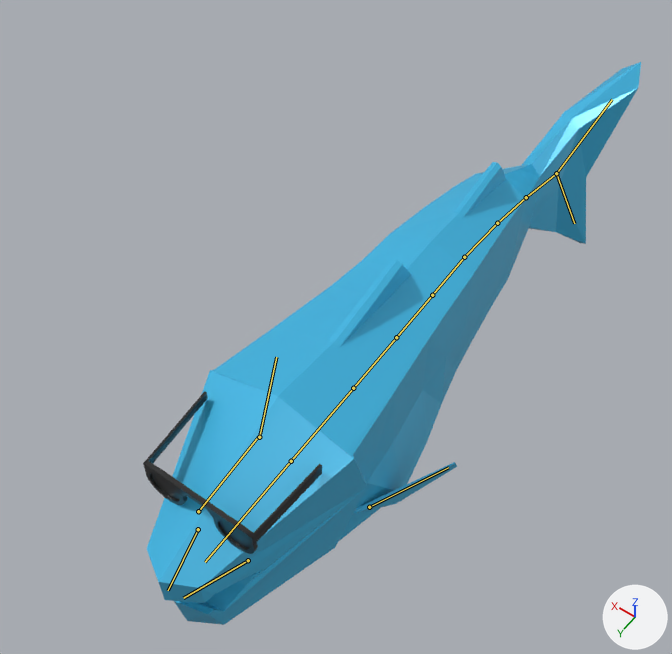
Renders of the Blender file scenes/entities/fish.blend from each side of a commit.
The view is the same before and after, from a 50 mm lens placed at (-1.82, 3.23, 4.83), pointed at (0.41, 0.11, -0.07). Lighting does not change. The marker at lower right points along +X, +Y and +Z. The older version comes first. Both versions are drawn at frame 9 of the action 'Swimming'; the numbers are the values there. The bones that bend it are drawn over the model as lines.

Names of what the first picture shows: 'Fish', 'Glasses'.
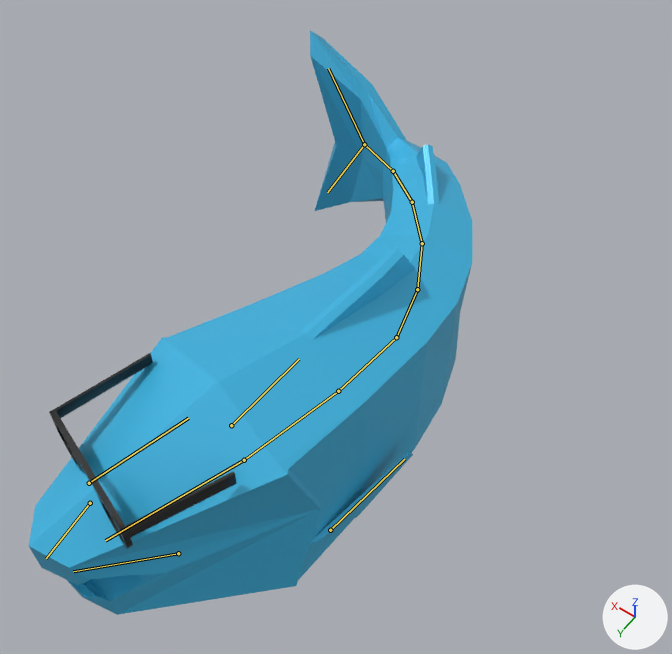
The change, as JSON lines over the scene's bpy script:
```json
{"block": "bone_center_back", "where": "bone_center_back = bpy.data.objects['Armature'].pose.bones['Center Back']"}
{"op": "set", "path": "bone_center_back.rotation_quaternion", "old": "(1.0, 0.0, 0.0, 0.0)", "new": "(0.992, 0.0, 0.0, -0.123)", "note": "degrees (0, 0, 0) -> degrees (0, 0, -14)"}
{"block": "bone_back_1", "where": "bone_back_1 = bpy.data.objects['Armature'].pose.bones['Back 1']  # child of 'Center Back'"}
{"op": "set", "path": "bone_back_1.rotation_quaternion", "old": "(1.0, 0.0, 0.0, 0.0)", "new": "(0.992, 0.0, 0.0, -0.123)", "note": "degrees (0, 0, 0) -> degrees (0, 0, -14)"}
{"block": "bone_back_2", "where": "bone_back_2 = bpy.data.objects['Armature'].pose.bones['Back 2']  # child of 'Back 1'"}
{"op": "set", "path": "bone_back_2.rotation_quaternion", "old": "(0.999, 0.0, 0.0, 0.029)", "new": "(0.992, 0.0, 0.0, -0.123)", "note": "degrees (0, 0, 3) -> degrees (0, 0, -14)"}
{"block": "bone_back_3", "where": "bone_back_3 = bpy.data.objects['Armature'].pose.bones['Back 3']  # child of 'Back 2'"}
{"op": "set", "path": "bone_back_3.rotation_quaternion", "old": "(0.999, 0.0, 0.0, 0.029)", "new": "(0.992, 0.0, 0.0, -0.123)", "note": "degrees (0, 0, 3) -> degrees (0, 0, -14)"}
{"block": "bone_tail_fin", "where": "bone_tail_fin = bpy.data.objects['Armature'].pose.bones['Tail Fin']  # child of 'Back 3'"}
{"op": "set", "path": "bone_tail_fin.rotation_quaternion", "old": "(0.999, 0.0, 0.0, 0.029)", "new": "(0.992, 0.0, 0.0, -0.123)", "note": "degrees (0, 0, 3) -> degrees (0, 0, -14)"}
{"block": "bone_tail_fin_top", "where": "bone_tail_fin_top = bpy.data.objects['Armature'].pose.bones['Tail Fin Top']  # child of 'Tail Fin'"}
{"op": "set", "path": "bone_tail_fin_top.rotation_quaternion", "old": "(0.963, 0.013, -0.187, 0.095)", "new": "(0.963, 0.0, 0.241, -0.118)", "note": "degrees (-1, -22, 11) -> degrees (-4, 28, -15)"}
{"block": "bone_tail_fin_bottom", "where": "bone_tail_fin_bottom = bpy.data.objects['Armature'].pose.bones['Tail Fin Bottom']  # child of 'Tail Fin'"}
{"op": "set", "path": "bone_tail_fin_bottom.rotation_quaternion", "old": "(0.963, 0.013, 0.189, 0.092)", "new": "(0.963, 0.0, -0.239, -0.12)", "note": "degrees (4, 22, 12) -> degrees (4, -27, -15)"}
{"block": "bone_center", "where": "bone_center = bpy.data.objects['Armature'].pose.bones['Center']"}
{"op": "set", "path": "bone_center.rotation_quaternion", "old": "(1.0, 0.0, 0.0, 0.0)", "new": "(0.998, 0.0, 0.0, -0.057)", "note": "degrees (0, 0, 0) -> degrees (0, 0, -7)"}
{"op": "set", "path": "bone_center.scale", "old": "(0.87, 0.87, 0.87)", "new": "(1.0, 1.0, 1.0)"}
{"block": "bone_forward", "where": "bone_forward = bpy.data.objects['Armature'].pose.bones['Forward']  # child of 'Center'"}
{"op": "set", "path": "bone_forward.rotation_quaternion", "old": "(0.999, 0.004, 0.0, 0.0)", "new": "(0.998, 0.0, 0.0, -0.057)", "note": "degrees (0, 0, 0) -> degrees (0, 0, -7)"}
{"block": "bone_head", "where": "bone_head = bpy.data.objects['Armature'].pose.bones['Head']  # child of 'Forward'"}
{"op": "set", "path": "bone_head.rotation_quaternion", "old": "(0.999, 0.002, 0.0, 0.0)", "new": "(0.998, 0.0, 0.0, -0.057)", "note": "degrees (0, 0, 0) -> degrees (0, 0, -7)"}
{"block": "bone_fin_l", "where": "bone_fin_l = bpy.data.objects['Armature'].pose.bones['Fin L']  # child of 'Forward'"}
{"op": "set", "path": "bone_fin_l.rotation_quaternion", "old": "(0.949, -0.13, -0.06, 0.217)", "new": "(1.0, 0.0, 0.0, 0.0)", "note": "degrees (-16, -3, 26) -> degrees (0, 0, 0)"}
{"block": "bone_fin_r", "where": "bone_fin_r = bpy.data.objects['Armature'].pose.bones['Fin R']  # child of 'Forward'"}
{"op": "set", "path": "bone_fin_r.rotation_quaternion", "old": "(0.971, 0.091, 0.053, -0.167)", "new": "(1.0, 0.0, 0.0, 0.0)", "note": "degrees (9, 8, -19) -> degrees (0, 0, 0)"}
```

Where the change shows, as pixel boxes (x1, y1, x2, y2) in the pictures (672 x 654 px):
```json
{"object": "Fish", "change": "posed", "before": [147, 62, 641, 625], "after": [29, 30, 472, 615], "on screen": "10% narrower"}
{"object": "Glasses", "change": "posed", "before": [143, 391, 322, 554], "after": [49, 353, 237, 549], "on screen": "20% taller"}
{"bone": "Center Back", "before": "(396, 337) to (432, 295)", "after": "(396, 337) to (417, 289)"}
{"bone": "Back 1", "before": "(432, 295) to (464, 257)", "after": "(417, 289) to (422, 243)"}
{"bone": "Back 2", "before": "(464, 257) to (497, 223)", "after": "(422, 243) to (412, 202)"}
{"bone": "Back 3", "before": "(497, 223) to (526, 197)", "after": "(412, 202) to (393, 171)"}
{"bone": "Tail Fin", "before": "(526, 197) to (556, 173)", "after": "(393, 171) to (364, 144)"}
{"bone": "Tail Fin Top", "before": "(556, 173) to (612, 99)", "after": "(364, 144) to (328, 68)"}
{"bone": "Tail Fin Bottom", "before": "(556, 173) to (574, 223)", "after": "(364, 144) to (327, 192)"}
{"bone": "Center", "before": "(396, 337) to (353, 388)", "after": "(396, 337) to (338, 391)"}
{"bone": "Forward", "before": "(353, 388) to (291, 461)", "after": "(338, 391) to (244, 460)"}
{"bone": "Head", "before": "(291, 461) to (205, 562)", "after": "(244, 460) to (105, 540)"}
{"bone": "Fin L", "before": "(369, 507) to (448, 467)", "after": "(330, 530) to (404, 459)"}
{"bone": "Fin R", "before": "(259, 437) to (276, 357)", "after": "(231, 425) to (299, 359)"}
```
